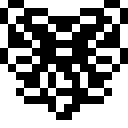
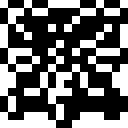
The second w=128, h=128 image is a revision of the first. Changes to its layers:
showed group "frame2" (4 layers) over [0, 0, 128, 128]
painted on "head #1" over [56, 24, 72, 48]
painted on "thorax #1" over [32, 40, 72, 64]
painted on "abdomen #1" over [64, 80, 72, 104]
painted on "wings #1" over [16, 48, 120, 112]
painted on "head" over [48, 24, 72, 56]
painted on "thorax" over [32, 40, 88, 96]
painted on "abdomen" over [64, 72, 72, 104]
painted on "wings" over [32, 16, 120, 64]
